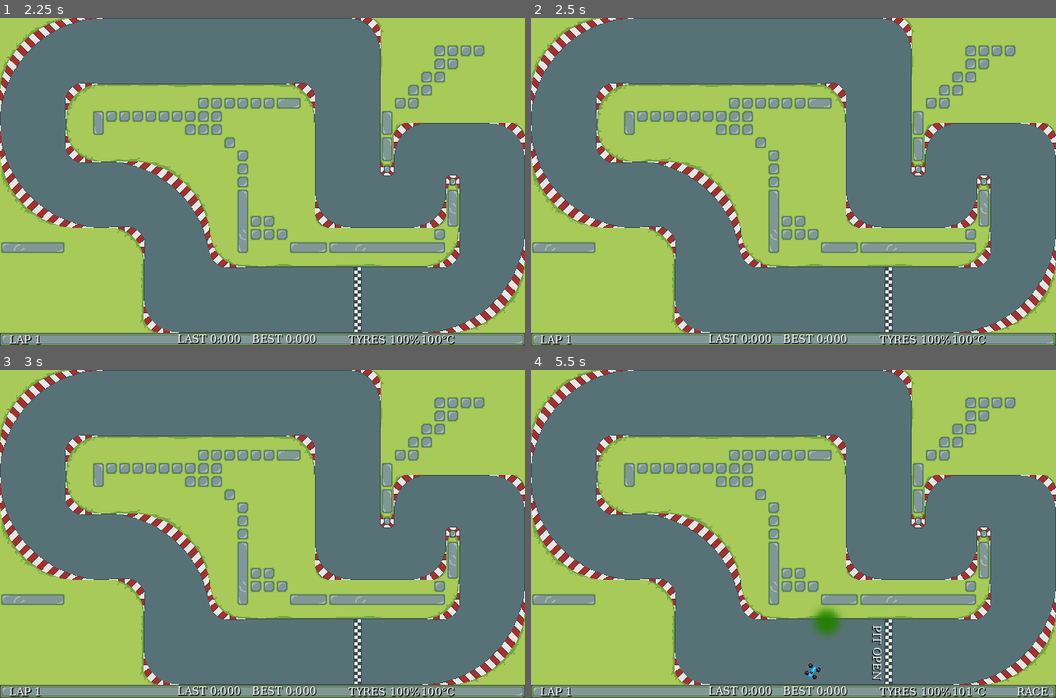
Above: before the commit, frames 1-4 (two rows, left to right).
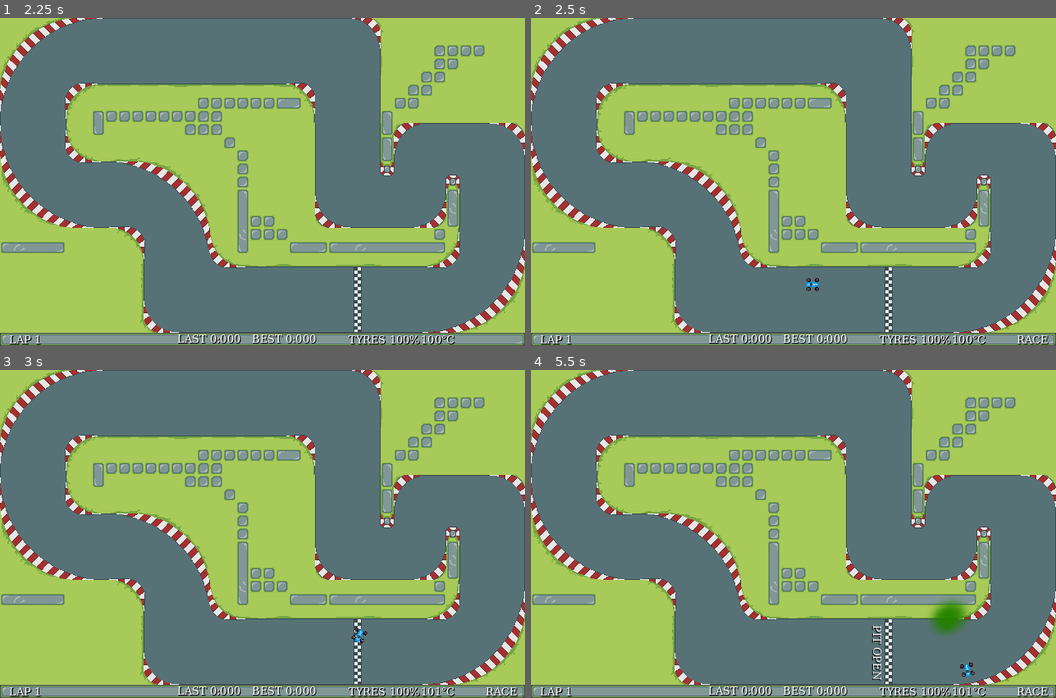
Above: after the commit, the same moments.

Repository: itjope/slide-on-slicks
Game: Godot game, scene res://world.tscn
Two runs of this game, one before a commit and one after it. Both use one fixed random seed, a clock stepped at 60 frames per second and the inputs below.
Inputs:
- Up to frame 1 (2.25 s): tap Enter (enter) at 0.5, 2.1 s; hold Up (accelerate) 0.53-1.25 s; hold Down (break) 0.53-1.25 s; click "Host" at 1.25 s; tap Space (kryckan) at 2 s; hold Up (accelerate) from 2.03 s (still down)
- Up to frame 2 (2.5 s): keep holding Up (accelerate)
- Up to frame 3 (3 s): release Up (accelerate) at 2.78 s; hold Left (steerLeft) from 2.78 s (still down); hold Space (kryckan) from 2.78 s (still down)
- Up to frame 4 (5.5 s): release Space (kryckan) at 3.53 s; tap P (togglePit) at 3.6 s; tap Enter (enter) at 4.25, 5.1 s; hold Down (break) 4.28-5.03 s; release Left (steerLeft) at 5.03 s; hold Right (steerRight) from 5.03 s (still down)

Frame 1 is identical in both runs. In frame 2, 0.2% of the frame differs, in the area x 52-99%, y 79-100%; in frame 3, 0.2%; in frame 4, 1.2%, in the area x 52-85%, y 69-95%.

Commit message:
Try to fix car color and player nick names bugs...

Diff:
--- a/world.gd
+++ b/world.gd
@@ -37,6 +37,7 @@
 	name = "Olovs Oval",
 	scene = preload("res://track2.tscn")
 }]
+var player_nodes = []
 var PORT = 9999
 var enetPeer = ENetMultiplayerPeer.new()
 var gridPositions = []
@@ -236,7 +237,7 @@
 		if player.name == peerId:
 			player.set_grid(gridPositions[pos])
 
-@rpc("any_peer")
+@rpc("any_peer", "call_local")
 func set_car_color(peerId: String, color: String):
 	for player in networkNode.get_children():
 		if player.name == peerId:
@@ -291,6 +292,9 @@
 		if weather_shift_timer.is_stopped():
 			set_weather_timeout()
 
+	if not isDedicatedServer:
+		send_player_nick_update()
+
 @rpc("any_peer")
 func race_completed(playerState):
 	var i = 0
@@ -413,7 +417,9 @@
 
 		p += 1
 
-@rpc("any_peer")
+
+
+@rpc("any_peer", "call_local")
 func player_nick_update(peerId: String, nick: String):
 	for player in networkNode.get_children():
 		if player.name == peerId:
@@ -442,33 +448,44 @@
 func removePlayer(peerId):
 	get_node("Network").get_node(str(peerId)).queue_free()
 
+func send_player_nick_update():
+	rpc("player_nick_update", str(multiplayer.get_unique_id()), playerNameEntry.text)
+
+@rpc("any_peer")
+func client_connected():
+	send_player_nick_update()
+
 func _on_network_child_entered_tree(node: Node2D):
+	if is_multiplayer_authority() && not isDedicatedServer:
+		rpc_id(int(str(node.name)), "client_connected")
+
+	_on_player_node_ready(node)
+
+func _on_player_node_ready(node):
+	player_nodes.append(node)
 	node.visible = false
-	await get_tree().create_timer(2).timeout
+	await get_tree().create_timer(1).timeout
 	node.visible = true
 	race_settings.visible = true
 
-	rpc("player_nick_update", str(multiplayer.get_unique_id()), playerNameEntry.text)
+	send_player_nick_update()
 	if str(multiplayer.get_unique_id()) == node.name:
-		node.set_nick(playerNameEntry.text)
 		node.connect("tyre_health_changed", raceInfoNode.set_tyre_health)
 		node.connect("toggle_pit", toggle_pit)
 
 	if isServer:
-		var carColor = carColors[networkNode.get_child_count() - 1]
+		var carColor = carColors[len(player_nodes) - 1]
 		node.car_animation_color = carColor
 		var carColorIndex = 0
-		for player in networkNode.get_children():
-			if carColorIndex >= networkNode.get_child_count():
+		for player in player_nodes:
+			if carColorIndex >= len(player_nodes):
 				carColorIndex = 0
 			carColor = carColors[carColorIndex]
 			rpc("set_car_color", player.name, carColor)
 			carColorIndex += 1
-	else:
-		rpc("set_car_color", node.name, node.car_animation_color)
 
 	if isServer:
-		var gridPos = networkNode.get_child_count() - 1
+		var gridPos = len(player_nodes) - 1
 		rpc_id(int(str(node.name)), "set_grid_pos", node.name, gridPos)
 
 func _on_address_list_item_selected(index):
@@ -525,3 +542,7 @@
 		selected_track_index = selected_track
 
 	rpc("race_restart", numberOfLaps, selected_track_index, qualifyTime)
+
+
+func _on_network_child_exiting_tree(node):
+	player_nodes.erase(node)
--- a/world.tscn
+++ b/world.tscn
@@ -530,6 +530,7 @@
 [connection signal="pressed" from="CanvasLayer/MainManu/MarginContainer/VBoxContainer/JoinButton" to="." method="_on_join_button_pressed"]
 [connection signal="pressed" from="CanvasLayer/MainManu/MarginContainer/VBoxContainer/HostButton" to="." method="_on_host_button_pressed"]
 [connection signal="child_entered_tree" from="Network" to="." method="_on_network_child_entered_tree"]
+[connection signal="child_exiting_tree" from="Network" to="." method="_on_network_child_exiting_tree"]
 [connection signal="pressed" from="RaceSettings/LinkButton" to="." method="_on_link_button_pressed"]
 [connection signal="pressed" from="RaceSettings/RaceMenu/MarginContainer/VBoxContainer/StartRaceButton" to="." method="_on_start_race_button_pressed"]
 [connection signal="pressed" from="RaceCompleted/PanelContainer/MarginContainer/VBoxContainer/StartNewRace" to="." method="_on_start_new_race_pressed"]
